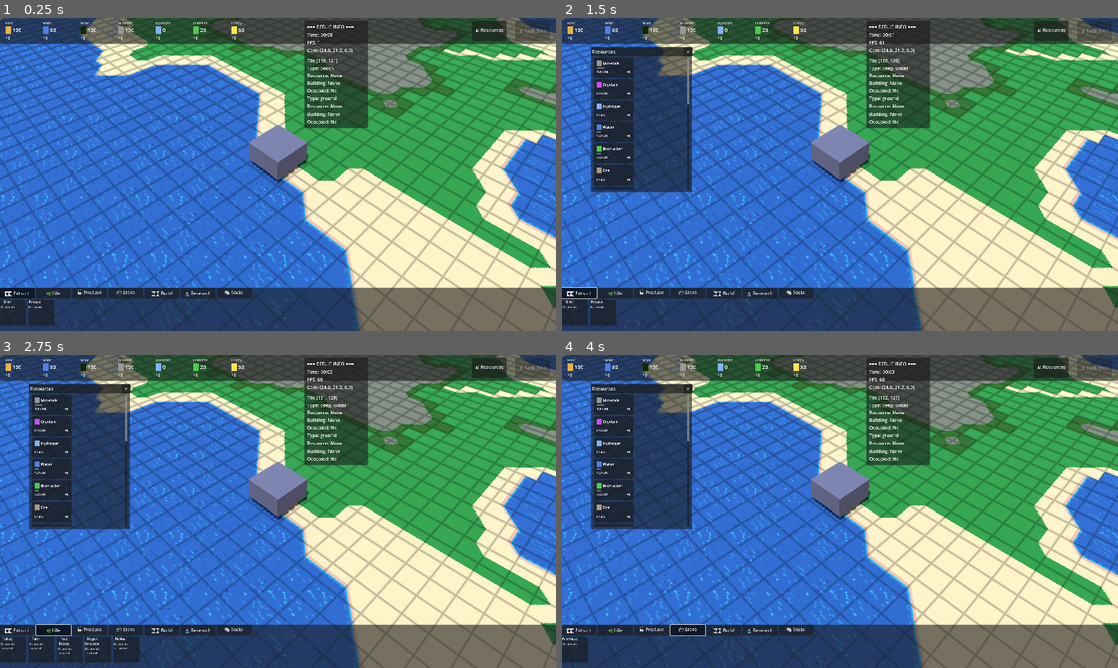
Above: before the commit, frames 1-4 (two rows, left to right).
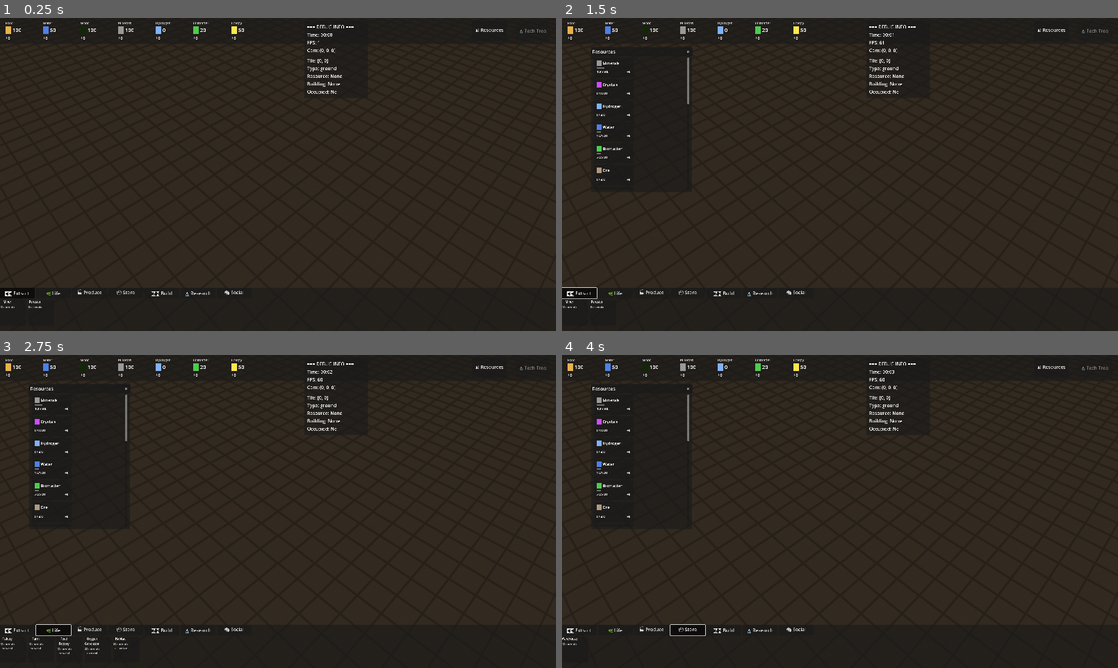
Above: after the commit, the same moments.

Repository: Doudini/Colony
Game: Godot game, scene res://scenes/planet_surface.tscn
The game is run twice, just before and just after one commit, with the same random seed, the same clock (stepped at 60 frames per second) and the same inputs.
Inputs:
- Up to frame 1 (0.25 s): no input
- Up to frame 2 (1.5 s): click "📊 Resources" at 0.5 s; click "⛏️ Extract" at 1.25 s
- Up to frame 3 (2.75 s): click "🌿 Life" at 2 s
- Up to frame 4 (4 s): click "🏭 Produce" at 2.75 s; click "📦 Store" at 3.5 s

The runs differ from the first frame. In frame 1, 98% of the frame differs, in the area x 0-100%, y 0-100%; in frame 2, 97%; in frame 3, 96%; in frame 4, 97%.
Error after the commit: Parse Error: Cannot infer the type of "best_priority" variable because the value doesn't have a set type. (res://scripts/tile_grid.gd:964)

Commit message:
Implement alpha mask terrain blending

Diff:
--- a/scripts/tile_grid.gd
+++ b/scripts/tile_grid.gd
@@ -107,87 +107,57 @@
 	"mountain": 20
 }
 
-# Each terrain type transitions to a higher-priority terrain
-const TERRAIN_TRANSITIONS := {
-	"grassland": "beach",
-	"lowland": "beach",
-	"forest": "grassland",
-	"ground": "grassland",
-	"highland": "ground",
-	"mountain": "highland",
-	"marsh": "shallow_water",
-	"beach": "shallow_water"
-}
-
-# Texture atlas configuration
-# Each terrain needs a tileset in the atlas
+# Texture atlas configuration (variations only; transitions use mask row)
 const ATLAS_CONFIG := {
+	"deep_water": {
+		"row": 0,
+		"variations": 16
+	},
+	"shallow_water": {
+		"row": 1,
+		"variations": 16
+	},
 	"beach": {
-		"row": 0,
-		"has_transitions": true,
-		"tile_count": 16,
-		"variations": 3
+		"row": 2,
+		"variations": 16
+	},
+	"marsh": {
+		"row": 3,
+		"variations": 16
 	},
 	"grassland": {
-		"row": 1,
-		"has_transitions": true,
-		"tile_count": 16,
-		"variations": 5
+		"row": 4,
+		"variations": 16
 	},
 	"lowland": {
-		"row": 1,  # Same as grassland
-		"has_transitions": true,
-		"tile_count": 16,
-		"variations": 5
+		"row": 4,  # Same as grassland
+		"variations": 16
 	},
 	"forest": {
-		"row": 2,
-		"has_transitions": true,
-		"tile_count": 16,
-		"variations": 5
+		"row": 5,
+		"variations": 16
 	},
 	"ground": {
-		"row": 3,
-		"has_transitions": true,
-		"tile_count": 16,
-		"variations": 3
+		"row": 6,
+		"variations": 16
 	},
 	"highland": {
-		"row": 4,
-		"has_transitions": true,
-		"tile_count": 16,
-		"variations": 3
+		"row": 7,
+		"variations": 16
 	},
 	"mountain": {
-		"row": 5,
-		"has_transitions": true,
-		"tile_count": 16,
-		"variations": 3
-	},
-	"marsh": {
-		"row": 6,
-		"has_transitions": true,
-		"tile_count": 16,
-		"variations": 3
-	},
-	"shallow_water": {
-		"row": 7,
-		"has_transitions": false,
-		"tile_count": 4,
-		"variations": 2
-	},
-	"deep_water": {
-		"row": 7,
-		"has_transitions": false,
-		"tile_count": 4,
-		"variations": 2
+		"row": 8,
+		"variations": 16
 	}
 }
 
+const MASK_ROW := 9
+
 # Texture atlas settings
 const ATLAS_TILE_SIZE := 16  # Size of each tile in pixels
-const ATLAS_TILES_PER_ROW := 16  # 16 tiles per row (marching squares + variations)
+const ATLAS_TILES_PER_ROW := 16  # 16 tiles per row
 @export var terrain_atlas: Texture2D  # Assigned in editor
+const TERRAIN_SHADER := preload("res://shaders/terrain_blend.gdshader")
 
 # =========================
 # LIFECYCLE
@@ -934,11 +904,6 @@
 func _get_autotile_index(pos: Vector2i) -> int:
 	var base_type = grid[pos.x][pos.y]["type"]
 
-	if not base_type in TERRAIN_TRANSITIONS:
-		if base_type in ["shallow_water", "deep_water"]:
-			return _get_water_variation(pos)
-		return 15
-
 	var base_priority = TERRAIN_PRIORITY[base_type]
 	var mask := 0
 
@@ -970,55 +935,78 @@
 			mask = 15 - mask
 
 	if mask == 15:
-		return _get_tile_variation(pos, base_type)
+		return 15
 
 	return mask
 
-
-func _get_tile_variation(pos: Vector2i, tile_type: String) -> int:
+func _get_terrain_variation(pos: Vector2i, tile_type: String) -> int:
 	"""
-	Returns a tile index with variation for fully surrounded tiles.
+	Returns a tile index with variation for a terrain row.
 	Uses position-based pseudo-random selection for consistency.
 	"""
 	if not tile_type in ATLAS_CONFIG:
-		return 15
+		return 0
 
 	var config = ATLAS_CONFIG[tile_type]
 	if config["variations"] <= 0:
-		return 15
+		return 0
 
 	# Hash position for consistent pseudo-random variation
-	var seed_value = (pos.x * 73856093) ^ (pos.y * 19349663)
+	var seed_value = (pos.x * 73856093) ^ (pos.y * 19349663) ^ tile_type.hash()
 	seed_value = abs(seed_value)
 	var variation = seed_value % config["variations"]
 
-	# Variation tiles start after the base 16 tiles
-	return 15 # + variation
-
-func _get_water_variation(pos: Vector2i) -> int:
+	return variation
+
+func _get_transition_terrain(pos: Vector2i, base_type: String) -> String:
+	var base_priority = TERRAIN_PRIORITY.get(base_type, 0)
+	var best_type := base_type
+	var best_priority := base_priority
+
+	for corner_offset in [
+		Vector2i(0, 0),
+		Vector2i(1, 0),
+		Vector2i(1, 1),
+		Vector2i(0, 1)
+	]:
+		var corner_pos = pos + corner_offset
+		if corner_pos.x < 0 or corner_pos.y < 0 \
+		or corner_pos.x > grid_width or corner_pos.y > grid_height:
+			continue
+		var corner_type = corner_grid[corner_pos.x][corner_pos.y]
+		var corner_priority = TERRAIN_PRIORITY.get(corner_type, 0)
+
+		if corner_priority > best_priority:
+			best_priority = corner_priority
+			best_type = corner_type
+
+	return best_type
+
+func _get_tile_layer_data(pos: Vector2i) -> Dictionary:
 	"""
-	Simple variation for water tiles (no transitions, just visual variety).
+	Returns UV coordinates and mask index for the tile at the given position.
 	"""
-	var seed_value = (pos.x * 73856093) ^ (pos.y * 19349663)
-	seed_value = abs(seed_value)
-	return seed_value % 8  # Water has 4 simple variations
-
-func _get_tile_uv_coords(pos: Vector2i) -> Array:
-	"""
-	Returns UV coordinates [top_left, top_right, bottom_right, bottom_left]
-	for the tile at the given position based on its autotile index.
-	"""
-	var tile_type = grid[pos.x][pos.y]["type"]
-
-	if not tile_type in ATLAS_CONFIG:
-		# Fallback to a default tile
-		return _calculate_uv_for_tile(0, 0)
-
-	var config = ATLAS_CONFIG[tile_type]
-	var autotile_index = _get_autotile_index(pos)
-	var row = config["row"]
-
-	return _calculate_uv_for_tile(autotile_index, row)
+	var base_type = grid[pos.x][pos.y]["type"]
+	var transition_type = _get_transition_terrain(pos, base_type)
+	var mask_index = _get_autotile_index(pos)
+
+	if not base_type in ATLAS_CONFIG:
+		return {
+			"base_uv": _calculate_uv_for_tile(0, 0),
+			"transition_uv": _calculate_uv_for_tile(0, 0),
+			"mask_index": 15
+		}
+
+	var base_row = ATLAS_CONFIG[base_type]["row"]
+	var transition_row = ATLAS_CONFIG.get(transition_type, ATLAS_CONFIG[base_type])["row"]
+	var base_variation = _get_terrain_variation(pos, base_type)
+	var transition_variation = _get_terrain_variation(pos, transition_type)
+
+	return {
+		"base_uv": _calculate_uv_for_tile(base_variation, base_row),
+		"transition_uv": _calculate_uv_for_tile(transition_variation, transition_row),
+		"mask_index": mask_index
+	}
 
 func _calculate_uv_for_tile(tile_index: int, atlas_row: int) -> Array:
 	"""
@@ -1087,8 +1075,14 @@
 
 			# Use UV mapping if texture atlas is available
 			if terrain_atlas:
-				var uv_coords = _get_tile_uv_coords(tile_pos)
-				_add_quad_with_uv(st, grid_to_world(tile_pos), uv_coords)
+				var layer_data = _get_tile_layer_data(tile_pos)
+				_add_quad_with_layers(
+					st,
+					grid_to_world(tile_pos),
+					layer_data["base_uv"],
+					layer_data["transition_uv"],
+					layer_data["mask_index"]
+				)
 			else:
 				# Fallback to vertex colors if no atlas
 				var color := _get_tile_color(grid[x][y])
@@ -1099,48 +1093,63 @@
 	var mi := MeshInstance3D.new()
 	mi.mesh = st.commit()
 
-	var mat := StandardMaterial3D.new()
-
-	# Use texture atlas if available
 	if terrain_atlas:
-		mat.albedo_texture = terrain_atlas
-		mat.texture_filter = BaseMaterial3D.TEXTURE_FILTER_NEAREST  # Pixel art style
-		mat.texture_repeat = false
-
+		var shader_mat := ShaderMaterial.new()
+		shader_mat.shader = TERRAIN_SHADER
+		shader_mat.set_shader_parameter("terrain_atlas", terrain_atlas)
+		mi.material_override = shader_mat
 	else:
-		# Fallback to vertex colors
+		var mat := StandardMaterial3D.new()
 		mat.vertex_color_use_as_albedo = true
-
-	mat.shading_mode = BaseMaterial3D.SHADING_MODE_PER_PIXEL
-	mi.material_override = mat
+		mat.shading_mode = BaseMaterial3D.SHADING_MODE_PER_PIXEL
+		mi.material_override = mat
 
 	return mi
 
-func _add_quad_with_uv(st: SurfaceTool, pos: Vector3, uv_coords: Array):
+func _add_quad_with_layers(
+	st: SurfaceTool,
+	pos: Vector3,
+	base_uv: Array,
+	transition_uv: Array,
+	mask_index: int
+):
 	"""
-	Adds a quad with UV texture coordinates.
-	uv_coords should be [top_left, top_right, bottom_right, bottom_left].
+	Adds a quad with UV/UV2 texture coordinates and a per-vertex mask index.
+	base_uv/transition_uv should be [top_left, top_right, bottom_right, bottom_left].
 	"""
 	var h := TILE_SIZE * 0.5 # 0.5 controls the spacing
 	var v0 := Vector3(pos.x - h, 0, pos.z - h)  # Top-left
 	var v1 := Vector3(pos.x + h, 0, pos.z - h)  # Top-right
 	var v2 := Vector3(pos.x + h, 0, pos.z + h)  # Bottom-right
 	var v3 := Vector3(pos.x - h, 0, pos.z + h)  # Bottom-left
+	var mask_encoded := Color(mask_index / 16.0, 0.0, 0.0, 1.0)
 
 	# First triangle (v0, v1, v2)
-	st.set_uv(uv_coords[0])  # Top-left UV
+	st.set_color(mask_encoded)
+	st.set_uv(base_uv[0])  # Top-left UV
+	st.set_uv2(transition_uv[0])
 	st.add_vertex(v0)
-	st.set_uv(uv_coords[1])  # Top-right UV
+	st.set_color(mask_encoded)
+	st.set_uv(base_uv[1])  # Top-right UV
+	st.set_uv2(transition_uv[1])
 	st.add_vertex(v1)
-	st.set_uv(uv_coords[2])  # Bottom-right UV
+	st.set_color(mask_encoded)
+	st.set_uv(base_uv[2])  # Bottom-right UV
+	st.set_uv2(transition_uv[2])
 	st.add_vertex(v2)
 
 	# Second triangle (v0, v2, v3)
-	st.set_uv(uv_coords[0])  # Top-left UV
+	st.set_color(mask_encoded)
+	st.set_uv(base_uv[0])  # Top-left UV
+	st.set_uv2(transition_uv[0])
 	st.add_vertex(v0)
-	st.set_uv(uv_coords[2])  # Bottom-right UV
+	st.set_color(mask_encoded)
+	st.set_uv(base_uv[2])  # Bottom-right UV
+	st.set_uv2(transition_uv[2])
 	st.add_vertex(v2)
-	st.set_uv(uv_coords[3])  # Bottom-left UV
+	st.set_color(mask_encoded)
+	st.set_uv(base_uv[3])  # Bottom-left UV
+	st.set_uv2(transition_uv[3])
 	st.add_vertex(v3)
 
 func _add_quad_with_color(st: SurfaceTool, pos: Vector3, color: Color):
--- a/shaders/terrain_blend.gdshader
+++ b/shaders/terrain_blend.gdshader
@@ -1,17 +1,23 @@
 shader_type spatial;
 render_mode blend_mix, depth_draw_opaque, cull_back, diffuse_lambert, specular_disabled;
 
-// Terrain texture atlas (with alpha masks baked into each tile)
+// Terrain texture atlas (terrain variations + alpha mask row)
 uniform sampler2D terrain_atlas : source_color, filter_nearest, repeat_disable;
 
+const float TILES_PER_ROW = 16.0;
+const float MASK_ROW = 9.0;
+
 void fragment() {
-	// Sample the terrain atlas - UV comes from marching squares calculation
-	vec4 tex_sample = texture(terrain_atlas, UV);
+	vec4 base_color = texture(terrain_atlas, UV);
+	vec4 transition_color = texture(terrain_atlas, UV2);
 
-	ALBEDO = tex_sample.rgb;
-	ALPHA = tex_sample.a;
+	float mask_col = floor(COLOR.r * TILES_PER_ROW + 0.5);
+	vec2 mask_uv = vec2(
+		(mask_col + fract(UV.x * TILES_PER_ROW)) / TILES_PER_ROW,
+		(MASK_ROW + fract(UV.y * TILES_PER_ROW)) / TILES_PER_ROW
+	);
+	float mask = texture(terrain_atlas, mask_uv).a;
 
-	// Optional: slight darkening at edges for depth perception
-	float edge_darken = smoothstep(0.0, 0.5, tex_sample.a);
-	ALBEDO *= mix(0.9, 1.0, edge_darken);
+	ALBEDO = mix(transition_color.rgb, base_color.rgb, mask);
+	ALPHA = 1.0;
 }
Not shown, changed: TERRAIN_TEXTURING_GUIDE.md
Not shown, changed: TEXTURE_ATLAS_TEMPLATE.md
